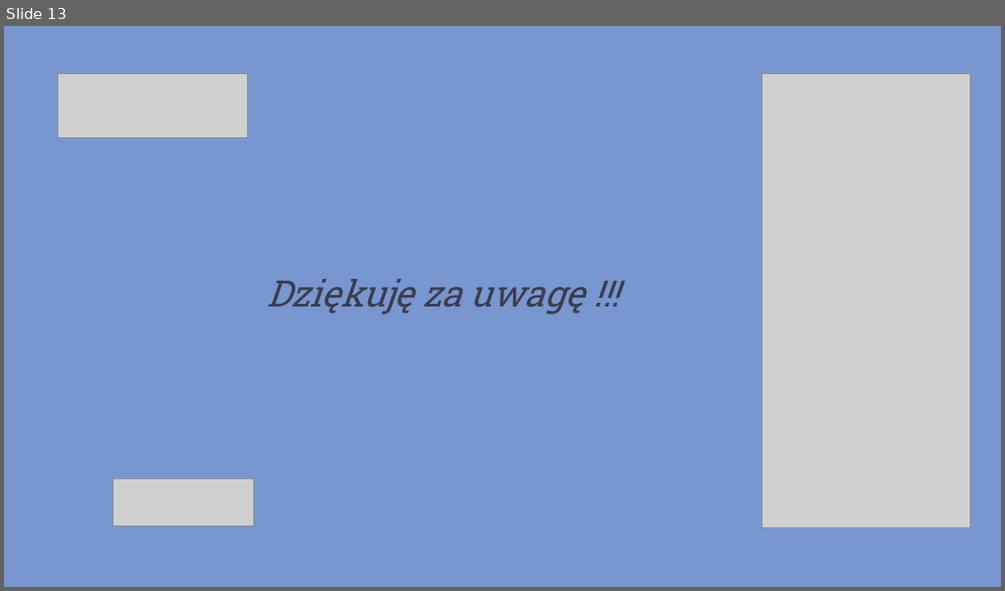
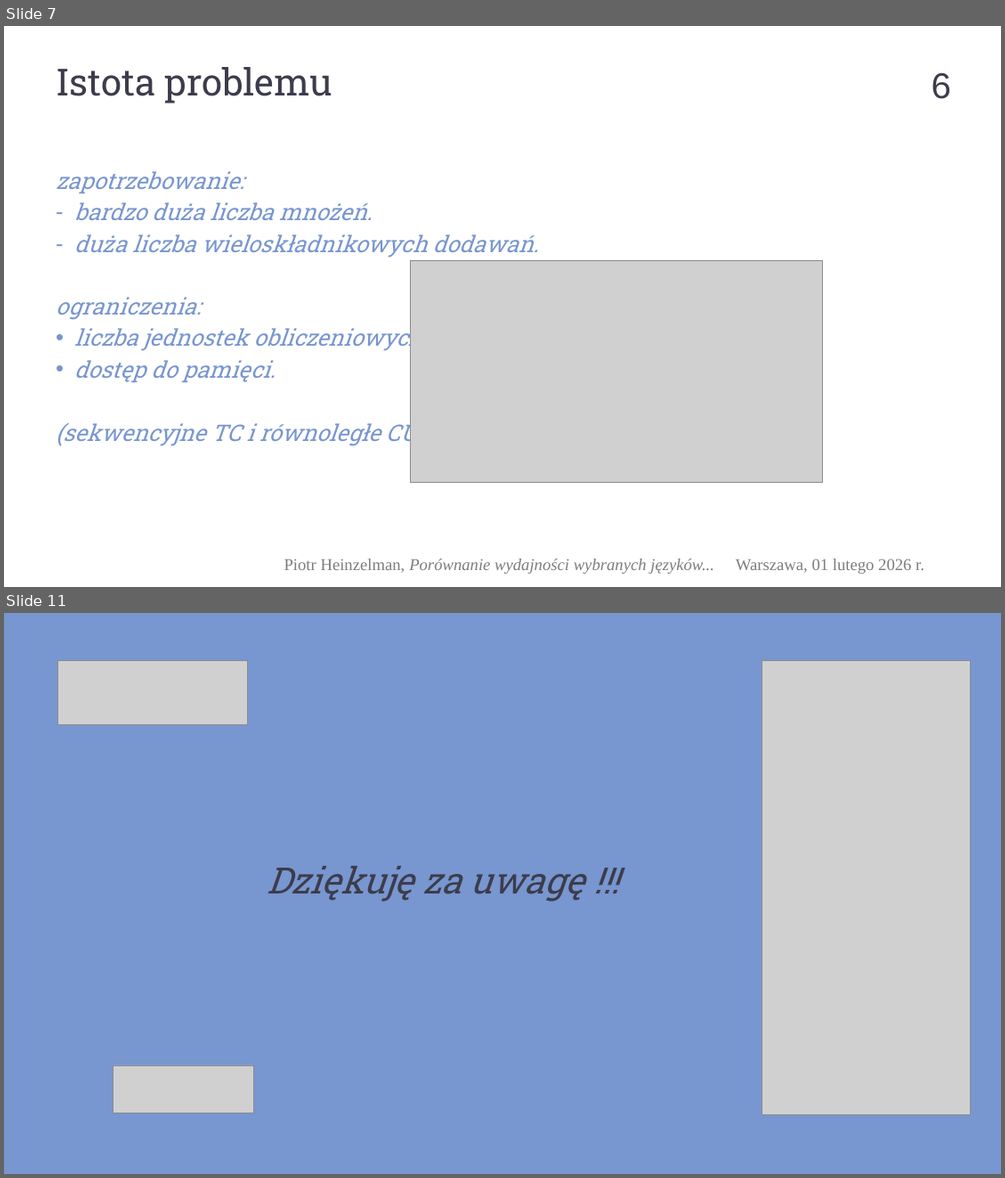
Before and after one commit to piotrHeinzelman/inz, a slide deck: _Prezentacja_/PD_203 Prezentacja_obrona_pracy.pptx. Shown one above the other, each under a label of ours: slide 13 before the commit, slides 7 and 11 after it; the slides between them are not shown. The pictures are 1005x591 and 1005x1178 pixels, drawn with LibreOffice and Linux fonts; fonts in the diff are those of the drawing; grey boxes stand for pictures; background and template pictures are left out. Boxes give left, top, right and bottom in pixels: in the first picture for what was removed or moved away, otherwise in the second. Text is boxed around its words. In the diff, an @@ line names an element or a change of style, - is before the commit and + after.

```diff
--- a/_Prezentacja_/PD_203 Prezentacja_obrona_pracy.pptx
+++ b/_Prezentacja_/PD_203 Prezentacja_obrona_pracy.pptx
@@ slide 7 added at <box>4,26,1001,587</box>, background #FFFFFF @@
@@ text added at <box>56,67,332,103</box>, 72 pt, text #3C3C4C @@
+Istota problemu
@@ page number added at <box>931,73,951,99</box>, 69 pt, text #3C3C4C @@
+6
@@ text added at <box>56,171,539,447</box>, 44 pt, text #7896CF, italic @@
+zapotrzebowanie:
+– bardzo duża liczba mnożeń.
+– duża liczba wieloskładnikowych dodawań.
+ograniczenia:
+• liczba jednostek obliczeniowych,
+• dostęp do pamięci.
+(sekwencyjne TC i równoległe CUDA)
@@ picture added at <box>410,260,823,482</box> @@
@@ text added at <box>284,558,714,573</box>, 32 pt, text #7D7D7D, italic @@
+Piotr Heinzelman, Porównanie wydajności wybranych języków...
@@ text added at <box>736,558,924,573</box>, 32 pt, text #7D7D7D @@
+Warszawa, 01 lutego 2026 r.
@@ what was slide 13 is now slide 11 @@
```
Also in this commit, not shown: 3 slides changed, 6 other slides added, 9 slides removed, 19 other files.
